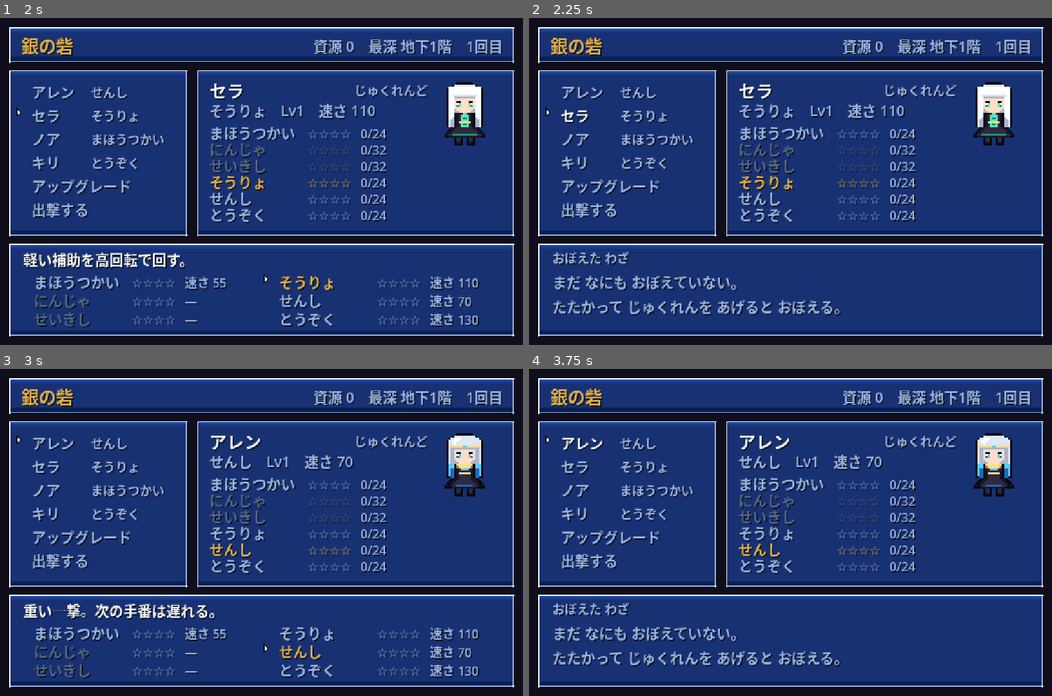
Above: before the commit, frames 1-4 (two rows, left to right).
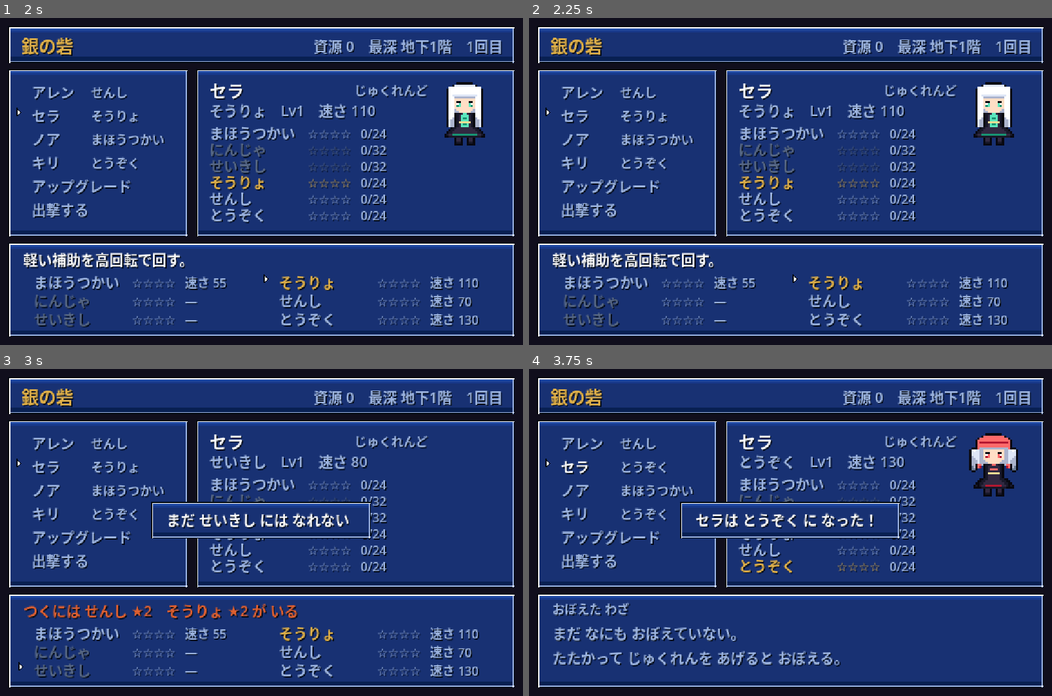
Above: after the commit, the same moments.

Repository: kino-6/RePrise
Game: Godot game, scene res://src/scenes/main.tscn
Two runs of this game, one before a commit and one after it. Both use one fixed random seed, a clock stepped at 60 frames per second and the inputs below.
Inputs (mouse positions are in pixels of both pictures, inside the frame that each line leads up to):
- Up to frame 1 (2 s): tap Enter at 0.5 s; move the mouse to (376, 165) at 0.52 s; hold Right (ui_right) 0.53-1.28 s; hold Z (confirm) 0.53-1.28 s; click (376, 165) at 0.67 s; move the mouse to (156, 197) at 1.27 s; hold Down (ui_down) from 1.28 s (still down); tap Z (confirm) at 1.35 s
- Up to frame 2 (2.25 s): tap Z (confirm) at 2 s; move the mouse to (842, 109) at 2.02 s; release Down (ui_down) at 2.03 s; hold Right (ui_right) from 2.03 s (still down); hold Z (confirm) from 2.03 s (still down)
- Up to frame 3 (3 s): move the mouse to (235, 597) at 2.77 s; release Right (ui_right) at 2.78 s; release Z (confirm) at 2.78 s; hold Up (ui_up) from 2.78 s (still down); tap Z (confirm) at 2.85 s; click (235, 597) at 2.92 s
- Up to frame 4 (3.75 s): tap Z (confirm) at 3.5 s; move the mouse to (947, 581) at 3.52 s; release Up (ui_up) at 3.53 s; hold Left (ui_left) from 3.53 s (still down); hold Z (confirm) from 3.53 s (still down)

Frame 1 is identical in both runs. In frame 2, 5.4% of the frame differs, in the area x 4-92%, y 28-95%; in frame 3, 6.7%, in the area x 3-93%, y 19-93%; in frame 4, 4.8%.

Commit message:
自動プレイで通しを確かめ、見つけた不具合を直す
入力だけを流し込む自動プレイ（src/dev/autoplay.gd）を入れた。内部を直接
叩かないので、UI が詰まればそこで進まなくなり、詰まりがそのまま出る。
これで実際に 3 つ見つかって直した。

1. 遊んだ時間の 54% が戦闘だった。遭遇率を歩数の半分ずつ上がる形にして
   18 歩に 1 回へ。1 階あたり 4〜5 戦になり、balance.gd の前提と一致する。
2. 戦記の行が窓から溢れていた。PixelUI.wrap() を入れて折り返す。
   将来ここに LLM の文章が流れるので、長さを前提にしない作りにした。
3. 酔歩では 3 分遊んでも 1 階から出られなかった。DungeonMap.route()（幅優先、
   隣接の走査順を固定して決定的）を足し、自動プレイが階段へ向かうようにした。

深層や高レベルの手触りを確かめるためのデバッグ指定も入れた
（--dev-level / --dev-floor / --dev-gear / --dev-items / --dev-echo / --dev-master）。
触るのはランの初期状態だけで、以後の乱数の引き方は変えない。

リファクタリング:
- 4 か所に同じ形で書いていた一言窓を PixelUI.draw_notice() へ
- 2 か所にあった装備の効き目の文字列を GearText へ
- 拠点・出店・タイトル・戦記の入力も、戦闘と同じくイベントで判定する形に統一
  （_unhandled_input の中で Input.is_action_just_pressed() を見ると、
  1 フレームに 2 つ届いた入力を取りこぼす）

テストは 108 項目に増えた（経路探索の決定性と折り返しを追加）。

Co-Authored-By: Claude Opus 5 <noreply@anthropic.com>

Diff:
--- /dev/null
+++ b/src/dev/autoplay.gd
@@ -0,0 +1,203 @@
+class_name AutoPlay
+extends Node
+
+## 開発用の自動プレイ。実際のゲームに**入力だけ**を流し込んで通しを確認する。
+##
+##   godot --path . -- --play=90        # 90 秒ぶん遊んでコマ撮りする
+##
+## 内部を直接叩かず、人と同じ経路（キー入力）しか使わないのが要点。
+## UI がどこかで詰まっていれば、そこから先へ進まなくなるので詰まりが検出できる。
+## 撮ったコマは docs/preview/play/ に落ち、画面の遷移を目で追える。
+##
+## 乱数は DetRng を使う。同じ種からは同じ遊び方が再現されるので、
+## 「あの操作で落ちた」を確実に追える。
+
+## 何秒ごとにコマを撮るか。
+const SHOT_INTERVAL := 1.2
+
+## 1 秒あたりの入力回数。人が押す速さより少し速いくらい。
+const INPUTS_PER_SECOND := 6.0
+
+const SHOT_DIR := "res://docs/preview/play"
+
+var _rng: DetRng = null
+var _main: Node = null
+var _elapsed := 0.0
+var _limit := 0.0
+var _shot_timer := 0.0
+var _input_timer := 0.0
+var _shot_index := 0
+
+## いま押しているキー。次のフレームで離す。
+var _held := ""
+
+## 画面の遷移を記録する。同じ画面に貼り付いたままなら詰まっている。
+var _timeline: Array[String] = []
+var _last_mode := ""
+var _mode_time := 0.0
+var _stuck_report: Array[String] = []
+
+
+func start(main_node: Node, seconds: float, seed_value: int = 12345) -> void:
+	_main = main_node
+	_limit = seconds
+	_rng = DetRng.new(seed_value)
+	DirAccess.make_dir_recursive_absolute(SHOT_DIR)
+	# 自動プレイは人の 10 倍の速さで決定キーを叩くので、鳴らすと騒音にしかならない。
+	AudioServer.set_bus_mute(AudioServer.get_bus_index("Master"), true)
+	set_process(true)
+
+
+func _process(delta: float) -> void:
+	# 前のフレームで押したキーを離す。
+	#
+	# 押した直後に離すと、探索の移動（_process の中で Input.is_action_pressed を
+	# 見ている）に 1 フレームも届かない。人が押している時間を作るために、
+	# 離すのは必ず次のフレームにする。最初にこれを間違えて「60 秒歩かなかった」。
+	if _held != "":
+		var up := InputEventAction.new()
+		up.action = _held
+		up.pressed = false
+		Input.parse_input_event(up)
+		_held = ""
+
+	_elapsed += delta
+	_track_mode(delta)
+
+	_input_timer -= delta
+	if _input_timer <= 0.0:
+		_input_timer = 1.0 / INPUTS_PER_SECOND
+		_send_input()
+
+	_shot_timer -= delta
+	if _shot_timer <= 0.0:
+		_shot_timer = SHOT_INTERVAL
+		_capture()
+
+	if _elapsed >= _limit:
+		_report()
+		get_tree().quit()
+
+
+# --------------------------------------------------------------------------
+
+
+func _mode() -> String:
+	return String(_main.dev_mode_name()) if _main != null and _main.has_method("dev_mode_name") else "?"
+
+
+## 記録は画面名＋階層で取る。画面名だけだと「階を降りた」が記録に残らない。
+func _status() -> String:
+	return String(_main.dev_status()) if _main != null and _main.has_method("dev_status") else _mode()
+
+
+func _track_mode(delta: float) -> void:
+	var mode := _status()
+	if mode != _last_mode:
+		_timeline.append("%5.1fs %s" % [_elapsed, mode])
+		_last_mode = mode
+		_mode_time = 0.0
+		return
+	_mode_time += delta
+	# 同じ画面に 25 秒貼り付いたら、そこで詰まっている可能性が高い。
+	if _mode_time > 25.0:
+		_stuck_report.append("%5.1fs %s に %.0f 秒とどまっている" % [_elapsed, mode, _mode_time])
+		_mode_time = 0.0
+
+
+## 画面ごとに「人がやりそうなこと」を送る。
+## 賢く遊ぶのが目的ではなく、行き止まりを踏み抜くのが目的。
+func _send_input() -> void:
+	match _mode():
+		"TITLE", "RESULT":
+			_press("confirm")
+		"STRONGHOLD":
+			# 名簿の上ではキャンセルで「出撃する」へ飛べる。そこから決定で潜る。
+			if _rng.chance(35):
+				_press("cancel")
+			else:
+				_press("confirm")
+		"EXPLORE":
+			if _rng.chance(3):
+				_press("confirm")  # メニューを開ける
+			else:
+				_press(_explore_step())
+		"BATTLE":
+			if _rng.chance(20):
+				_press(_rng.pick(["ui_right", "ui_down", "ui_left", "ui_up"]))
+			elif _rng.chance(10):
+				_press("cancel")
+			else:
+				_press("confirm")
+		"SHOP", "MENU":
+			if _rng.chance(30):
+				_press("cancel")
+			elif _rng.chance(40):
+				_press(_rng.pick(["ui_up", "ui_down"]))
+			else:
+				_press("confirm")
+		_:
+			_press("confirm")
+
+
+## 歩く向き。毎回振り直すと酔歩になって同じ場所を往復するだけになり、
+## 階段にも出店にも辿り着かない（最初の版がそうだった）。
+## 人と同じように、しばらく同じ向きへ歩き続ける。
+const WALK_KEYS := ["ui_up", "ui_down", "ui_left", "ui_right"]
+
+var _walk_dir := ""
+var _walk_left := 0
+
+
+## 探索の一歩。
+##
+## 素の酔歩だと 3 分遊んでも 1 階から出られなかったので、基本は出口へ向かう。
+## ただし全部を最短経路にすると出店も宝箱も踏まないため、ときどき寄り道する。
+func _explore_step() -> String:
+	if _rng.chance(12):
+		# 出店があるなら覗きに行く（買い物の UI を踏むため）
+		var to_shop := String(_main.dev_step_to_shop())
+		if to_shop != "":
+			return to_shop
+	if _rng.chance(20):
+		return _walk()
+	var step := String(_main.dev_step_to_exit())
+	return step if step != "" else _walk()
+
+
+func _walk() -> String:
+	if _walk_left <= 0 or _walk_dir == "":
+		_walk_dir = String(_rng.pick(WALK_KEYS))
+		_walk_left = _rng.range_i(6, 16)
+	_walk_left -= 1
+	return _walk_dir
+
+
+func _press(action: String) -> void:
+	var down := InputEventAction.new()
+	down.action = action
+	down.pressed = true
+	Input.parse_input_event(down)
+	_held = action
+
+
+func _capture() -> void:
+	# 描き終わったフレームを撮る。await の中で撮ると 1 フレーム古い絵になる。
+	await RenderingServer.frame_post_draw
+	var image := get_viewport().get_texture().get_image()
+	image.save_png("%s/%03d_%s.png" % [SHOT_DIR, _shot_index, _mode()])
+	_shot_index += 1
+
+
+func _report() -> void:
+	print("=== 自動プレイ %.0f 秒 ===" % _elapsed)
+	print("画面の遷移:")
+	for line in _timeline:
+		print("  " + line)
+	if _stuck_report.is_empty():
+		print("詰まり: なし")
+	else:
+		print("詰まり:")
+		for line in _stuck_report:
+			print("  " + line)
+	print("コマ: %s に %d 枚" % [SHOT_DIR, _shot_index])
--- /dev/null
+++ b/src/dev/dev_cheats.gd
@@ -0,0 +1,97 @@
+class_name DevCheats
+extends RefCounted
+
+## 開発用の状態指定。**ゲームのロジックからは呼ばない。**
+##
+## 深い階や高レベルの手触りを確かめたいときに、そこまで遊んで到達するのは無駄。
+## コマンドラインからランの初期状態を指定できるようにしてある。
+##
+##   godot --path . -- --play=120 --dev-level=8 --dev-floor=7 --dev-gear
+##
+## | 引数 | すること |
+## |---|---|
+## | `--dev-level=N` | 全員をレベル N にする（能力値も上がる） |
+## | `--dev-floor=N` | 地下 N 階から始める |
+## | `--dev-gear` | 手持ちに装備を一式入れて、全員に着せる |
+## | `--dev-items` | 道具を一式入れる |
+## | `--dev-echo=N` | 恒久通貨を N 持たせる（拠点の強化を試すため） |
+## | `--dev-master` | 全職業の技を全部覚えた状態にする |
+##
+## 決定性は壊さない。ここが触るのは「ランの初期状態」だけで、
+## 以後の乱数の引き方は通常どおり。
+
+
+static func has_flag(flag: String) -> bool:
+	return flag in OS.get_cmdline_user_args()
+
+
+## `--dev-level=8` のような引数から値を取り出す。無ければ fallback。
+static func value(flag: String, fallback: int = 0) -> int:
+	var prefix := flag + "="
+	for arg in OS.get_cmdline_user_args():
+		if arg.begins_with(prefix):
+			return int(arg.trim_prefix(prefix))
+	return fallback
+
+
+static func any() -> bool:
+	for arg in OS.get_cmdline_user_args():
+		if String(arg).begins_with("--dev-"):
+			return true
+	return false
+
+
+## ラン開始直後に呼ぶ。指定が無ければ何もしない。
+static func apply_to_run(state: Node) -> Array[String]:
+	var applied: Array[String] = []
+	if not any():
+		return applied
+
+	var level := value("--dev-level", 0)
+	if level > 1:
+		for m in state.active_party():
+			# gain_exp を回して上げる。レベルだけ書き換えると HP が伸びない。
+			while m.level < level:
+				m.gain_exp(m.exp_to_next())
+			m.hp = m.max_hp()
+			m.mp = m.max_mp()
+		applied.append("レベル %d" % level)
+
+	if has_flag("--dev-master"):
+		for m in state.active_party():
+			for job_id in Database.job_ids():
+				for entry in Database.job(job_id).get("mastery", []):
+					var ability_id := String(entry.get("ability", ""))
+					if ability_id != "" and ability_id not in m.learned:
+						m.learned.append(ability_id)
+		applied.append("全技習得")
+
+	if has_flag("--dev-gear"):
+		var party: Array = state.active_party()
+		for slot in ["weapon", "armor", "accessory"]:
+			var ids := Database.gear_ids_in_slot(String(slot))
+			if ids.is_empty():
+				continue
+			for i in party.size():
+				var gear_id := String(ids[i % ids.size()])
+				state.add_gear(gear_id)
+				state.equip_gear(party[i], gear_id)
+		applied.append("装備一式")
+
+	if has_flag("--dev-items"):
+		for id in Database.all_items().keys():
+			state.add_item(String(id), 5)
+		applied.append("道具一式")
+
+	var echo := value("--dev-echo", 0)
+	if echo > 0:
+		state.echo = echo
+		applied.append("%s %d" % [Terms.ECHO, echo])
+
+	var floor_number := value("--dev-floor", 0)
+	if floor_number > 1:
+		state.floor_number = mini(floor_number, state.FINAL_FLOOR)
+		state.deepest_floor = maxi(state.deepest_floor, state.floor_number)
+		applied.append("地下 %d 階" % state.floor_number)
+
+	return applied
--- a/src/dungeon/dungeon_map.gd
+++ b/src/dungeon/dungeon_map.gd
@@ -78,6 +78,47 @@
 	return T_WALL if below_open else T_WALL_TOP
 
 
+## 隣接の走査順。**固定する**こと。順番が揺れると同じ地形から違う経路が出て、
+## 決定性が壊れる（オート移動のリプレイが再現しなくなる）。
+const NEIGHBORS: Array[Vector2i] = [Vector2i.UP, Vector2i.DOWN, Vector2i.LEFT, Vector2i.RIGHT]
+
+
+## from から to までの最短経路（幅優先）。届かなければ空を返す。
+##
+## 自動プレイの「階段へ向かう」と、将来のオート移動の土台。
+## 宝箱は通れないので経路には含めない（押し当てて開ける扱いなので）。
+func route(from: Vector2i, to: Vector2i) -> Array[Vector2i]:
+	var empty: Array[Vector2i] = []
+	if from == to or not in_bounds(to.x, to.y):
+		return empty
+
+	var came := {}
+	var queue: Array[Vector2i] = [from]
+	came[from] = from
+	while not queue.is_empty():
+		var at: Vector2i = queue.pop_front()
+		if at == to:
+			break
+		for step in NEIGHBORS:
+			var next: Vector2i = at + step
+			if came.has(next):
+				continue
+			# 目的地そのものは通行可否を問わない（扉や階段を目標にできるように）
+			if next != to and not is_walkable(next.x, next.y):
+				continue
+			came[next] = at
+			queue.append(next)
+
+	if not came.has(to):
+		return empty
+	var path: Array[Vector2i] = []
+	var cursor := to
+	while cursor != from:
+		path.push_front(cursor)
+		cursor = came[cursor]
+	return path
+
+
 ## デバッグ用のアスキー出力。決定性テストの比較にも使う。
 func to_ascii() -> String:
 	const GLYPH := { T_FLOOR: ".", T_FLOOR_CRACKED: ",", T_WALL: "#", T_WALL_TOP: "#",
--- a/src/scenes/explore_view.gd
+++ b/src/scenes/explore_view.gd
@@ -12,7 +12,10 @@
 
 const TILE := 16
 const MOVE_DELAY := 0.10
-const MIN_SAFE_STEPS := 5  ## この歩数までは絶対に敵が出ない（階段直後の事故防止）
+## この歩数までは絶対に敵が出ない（階段直後の事故防止）。
+## 自動プレイで 150 秒回したら遊んだ時間の 54% が戦闘だったので広げた。
+## 1 階を歩き切るのに 80 歩ほどかかるので、18 歩に 1 回で 4〜5 戦になる。
+const MIN_SAFE_STEPS := 9
 
 const TILES_TEX: Texture2D = preload("res://assets/tiles/dungeon.png")
 
@@ -84,6 +87,24 @@
 	_try_move(player_pos + dir)
 
 
+## 開発用。目的地へ向かう次の一歩を入力アクション名で返す。
+## 自動プレイが階段まで歩くのに使う（src/dev/autoplay.gd）。
+func dev_step_toward(target: Vector2i) -> String:
+	if map == null:
+		return ""
+	var path := map.route(player_pos, target)
+	if path.is_empty():
+		return ""
+	var step: Vector2i = path[0] - player_pos
+	if step == Vector2i.UP:
+		return "ui_up"
+	if step == Vector2i.DOWN:
+		return "ui_down"
+	if step == Vector2i.LEFT:
+		return "ui_left"
+	return "ui_right"
+
+
 func _facing_for(dir: Vector2i) -> int:
 	if dir == Vector2i.LEFT:
 		return FACE_LEFT
@@ -135,10 +156,15 @@
 
 
 ## 歩くほど出やすくなる。連戦が続いて詰まないよう下限歩数を設ける。
+##
+## 確率は歩数の半分ずつ上がる。線形に上げると 10 歩そこそこで必ず出るようになり、
+## 探索が戦闘の待ち時間になってしまう（実際そうなっていた）。
 func _should_encounter() -> bool:
 	if _steps_since_encounter < MIN_SAFE_STEPS:
 		return false
-	return rng.chance(4 + _steps_since_encounter)
+	@warning_ignore("integer_division")
+	var odds := 3 + _steps_since_encounter / 2
+	return rng.chance(odds)
 
 
 func _update_camera() -> void:
--- a/src/scenes/field_menu.gd
+++ b/src/scenes/field_menu.gd
@@ -496,22 +496,9 @@
 		if i > 0:
 			var gear := Database.gear(list[i - 1])
 			PixelUI.draw_text_right(
-				self, Vector2(origin.x + 280, at.y + 2), _gear_summary(gear),
+				self, Vector2(origin.x + 280, at.y + 2), GearText.summary(gear),
 				PixelUI.C_TEXT_DIM, PixelUI.SIZE_SUB
 			)
-
-
-## 装備の効き目を 1 行にまとめる。数字が見えないと選べない。
-func _gear_summary(gear: Dictionary) -> String:
-	var parts: Array[String] = []
-	for key in ["atk", "mag", "def", "agi", "hp", "mp"]:
-		var value := int(gear.get(key, 0))
-		if value != 0:
-			parts.append("%s%+d" % [key.to_upper(), value])
-	var tempo := int(gear.get("cost_scale", 0))
-	if tempo != 0:
-		parts.append("%s%+d" % [Terms.SPEED, -tempo])
-	return "　".join(parts)
 
 
 func _draw_hint() -> void:
--- a/src/scenes/main.gd
+++ b/src/scenes/main.gd
@@ -95,6 +95,44 @@
 		if arg.begins_with("--shot="):
 			_capture(arg.trim_prefix("--shot="))
 			return
+		if arg.begins_with("--play="):
+			_start_autoplay(float(arg.trim_prefix("--play=")))
+			return
+
+
+## 開発用。人と同じ入力だけを流し込んで通しを確認する（src/dev/autoplay.gd）。
+func _start_autoplay(seconds: float) -> void:
+	var driver := AutoPlay.new()
+	add_child(driver)
+	driver.start(self, maxf(seconds, 5.0))
+
+
+## 自動プレイが「いまどの画面か」を知るための窓口。開発用。
+func dev_mode_name() -> String:
+	return Mode.keys()[_mode]
+
+
+## 開発用。画面と階層をまとめた 1 行。自動プレイの記録に使う。
+## 画面名だけだと「階を降りた」が記録に出てこない。
+func dev_status() -> String:
+	if _mode == Mode.EXPLORE or _mode == Mode.BATTLE or _mode == Mode.SHOP:
+		return "%s 地下%d階" % [dev_mode_name(), GameState.floor_number]
+	return dev_mode_name()
+
+
+## 開発用。この階の出口（階段、最終階なら主の間の扉）へ向かう次の一歩。
+## 自動プレイがこれで階を降りる。届かなければ空文字。
+func dev_step_to_exit() -> String:
+	if _mode != Mode.EXPLORE or _map == null:
+		return ""
+	return explore.dev_step_toward(_map.stairs_pos)
+
+
+## 開発用。この階に出店があればそこへ向かう一歩。無ければ空文字。
+func dev_step_to_shop() -> String:
+	if _mode != Mode.EXPLORE or _map == null or _map.shop_pos.x < 0:
+		return ""
+	return explore.dev_step_toward(_map.shop_pos)
 
 
 func _capture(which: String) -> void:
@@ -233,6 +271,10 @@
 
 func _start_run() -> void:
 	GameState.start_new_run()
+	# 開発用の状態指定（--dev-level=8 など）。指定が無ければ何もしない。
+	var applied := DevCheats.apply_to_run(GameState)
+	if not applied.is_empty():
+		print("開発指定: %s" % "　".join(applied))
 	_enter_floor()
 
 
--- a/src/scenes/shop_view.gd
+++ b/src/scenes/shop_view.gd
@@ -121,18 +121,18 @@
 	if not event.is_pressed() or event.is_echo() or _input_lock > 0.0:
 		return
 	var rows := _leave_row() + 1
-	if Input.is_action_just_pressed("ui_down"):
+	if event.is_action_pressed("ui_down"):
 		_index = (_index + 1) % rows
 		Sound.play("cursor")
 		queue_redraw()
-	elif Input.is_action_just_pressed("ui_up"):
+	elif event.is_action_pressed("ui_up"):
 		_index = (_index - 1 + rows) % rows
 		Sound.play("cursor")
 		queue_redraw()
-	elif Input.is_action_just_pressed("cancel"):
+	elif event.is_action_pressed("cancel"):
 		Sound.play("cancel")
 		_leave()
-	elif Input.is_action_just_pressed("confirm"):
+	elif event.is_action_pressed("confirm"):
 		_decide()
 
 
@@ -309,7 +309,7 @@
 		desc = String(_entry(id).get("desc", ""))
 		if _is_gear(id):
 			# 装備は説明が無いものも多いので、効き目の数字を出す
-			var stats := _gear_summary(Database.gear(id))
+			var stats := GearText.summary(Database.gear(id))
 			desc = stats if desc == "" else "%s　%s" % [desc, stats]
 	elif _index == _rest_row():
 		desc = "%d %sで 傷も魔力も すっかり戻す。" % [rest_price(), Terms.GOLD]
@@ -332,24 +332,5 @@
 		)
 
 
-## 装備の効き目を 1 行にまとめる。数字が見えないと選べない。
-func _gear_summary(gear: Dictionary) -> String:
-	var parts: Array[String] = []
-	for key in ["atk", "mag", "def", "agi", "hp", "mp"]:
-		var value := int(gear.get(key, 0))
-		if value != 0:
-			parts.append("%s%+d" % [key.to_upper(), value])
-	var tempo := int(gear.get("cost_scale", 0))
-	if tempo != 0:
-		parts.append("%s%+d" % [Terms.SPEED, -tempo])
-	return "　".join(parts)
-
-
 func _draw_notice() -> void:
-	if _notice == "":
-		return
-	var width := PixelUI.text_width(_notice) + 36.0
-	var box := Rect2((PixelUI.SCREEN.x - width) * 0.5, 130, width, 36)
-	PixelUI.draw_window(self, box, WINDOW_TEX)
-	var inner := PixelUI.content(box)
-	PixelUI.draw_text(self, inner.position + Vector2(8, 1), _notice, PixelUI.C_TEXT)
+	PixelUI.draw_notice(self, WINDOW_TEX, _notice, 130.0)
--- a/src/scenes/stronghold_view.gd
+++ b/src/scenes/stronghold_view.gd
@@ -122,24 +122,24 @@
 		return
 	match _state:
 		State.MEMBER:
-			_input_member()
+			_input_member(event)
 		State.JOB:
-			_input_job()
+			_input_job(event)
 		State.UPGRADE:
-			_input_upgrade()
-
-
-func _input_member() -> void:
+			_input_upgrade(event)
+
+
+func _input_member(event: InputEvent) -> void:
 	var rows := _depart_row() + 1
-	if Input.is_action_just_pressed("ui_down"):
+	if event.is_action_pressed("ui_down"):
 		_index = (_index + 1) % rows
 		Sound.play("cursor")
 		queue_redraw()
-	elif Input.is_action_just_pressed("ui_up"):
+	elif event.is_action_pressed("ui_up"):
 		_index = (_index - 1 + rows) % rows
 		Sound.play("cursor")
 		queue_redraw()
-	elif Input.is_action_just_pressed("confirm"):
+	elif event.is_action_pressed("confirm"):
 		Sound.play("confirm")
 		if _index == _depart_row():
 			close()
@@ -150,7 +150,7 @@
 			queue_redraw()
 		else:
 			_open_job_menu()
-	elif Input.is_action_just_pressed("cancel"):
+	elif event.is_action_pressed("cancel"):
 		# 一覧のどこにいても一手で出撃へ戻れるようにする
 		if _index != _depart_row():
 			_index = _depart_row()
@@ -183,31 +183,31 @@
 
 
 ## 職業は 2 列 x 2 段に並べる。上下で列内を、左右で列をまたぐ。
-func _input_job() -> void:
+func _input_job(event: InputEvent) -> void:
 	if _job_ids.is_empty():
 		return
 	var rows := _job_rows()
-	if Input.is_action_just_pressed("ui_down"):
+	if event.is_action_pressed("ui_down"):
 		_job_index = (_job_index + 1) % _job_ids.size()
 		Sound.play("cursor")
 		queue_redraw()
-	elif Input.is_action_just_pressed("ui_up"):
+	elif event.is_action_pressed("ui_up"):
 		_job_index = (_job_index - 1 + _job_ids.size()) % _job_ids.size()
 		Sound.play("cursor")
 		queue_redraw()
-	elif Input.is_action_just_pressed("ui_right"):
+	elif event.is_action_pressed("ui_right"):
 		_job_index = (_job_index + rows) % _job_ids.size()
 		Sound.play("cursor")
 		queue_redraw()
-	elif Input.is_action_just_pressed("ui_left"):
+	elif event.is_action_pressed("ui_left"):
 		_job_index = (_job_index - rows + _job_ids.size()) % _job_ids.size()
 		Sound.play("cursor")
 		queue_redraw()
-	elif Input.is_action_just_pressed("cancel"):
+	elif event.is_action_pressed("cancel"):
 		Sound.play("cancel")
 		_state = State.MEMBER
 		queue_redraw()
-	elif Input.is_action_just_pressed("confirm"):
+	elif event.is_action_pressed("confirm"):
 		_apply_job()
 
 
@@ -215,24 +215,24 @@
 	return int(ceil(_job_ids.size() / 2.0))
 
 
-func _input_upgrade() -> void:
+func _input_upgrade(event: InputEvent) -> void:
 	if _upgrade_ids.is_empty():
 		_state = State.MEMBER
 		queue_redraw()
 		return
-	if Input.is_action_just_pressed("cancel"):
+	if event.is_action_pressed("cancel"):
 		Sound.play("cancel")
 		_state = State.MEMBER
 		queue_redraw()
-	elif Input.is_action_just_pressed("ui_down"):
+	elif event.is_action_pressed("ui_down"):
 		_upgrade_index = (_upgrade_index + 1) % _upgrade_ids.size()
 		Sound.play("cursor")
 		queue_redraw()
-	elif Input.is_action_just_pressed("ui_up"):
+	elif event.is_action_pressed("ui_up"):
 		_upgrade_index = (_upgrade_index - 1 + _upgrade_ids.size()) % _upgrade_ids.size()
 		Sound.play("cursor")
 		queue_redraw()
-	elif Input.is_action_just_pressed("confirm"):
+	elif event.is_action_pressed("confirm"):
 		_buy_upgrade()
 
 
@@ -576,10 +576,4 @@
 
 
 func _draw_notice() -> void:
-	if _notice == "":
-		return
-	var width := PixelUI.text_width(_notice) + 36.0
-	var box := Rect2((PixelUI.SCREEN.x - width) * 0.5, 130, width, 36)
-	PixelUI.draw_window(self, box, WINDOW_TEX)
-	var inner := PixelUI.content(box)
-	PixelUI.draw_text(self, inner.position + Vector2(8, 1), _notice, PixelUI.C_TEXT)
+	PixelUI.draw_notice(self, WINDOW_TEX, _notice, 130.0)
--- a/src/scenes/title_view.gd
+++ b/src/scenes/title_view.gd
@@ -50,7 +50,7 @@
 func _unhandled_input(event: InputEvent) -> void:
 	if not event.is_pressed() or event.is_echo() or _input_lock > 0.0:
 		return
-	if Input.is_action_just_pressed("confirm"):
+	if event.is_action_pressed("confirm"):
 		Sound.play("confirm")
 		close()
 		started.emit()
--- a/src/ui/explore_hud.gd
+++ b/src/ui/explore_hud.gd
@@ -71,8 +71,4 @@
 		)
 		PixelUI.draw_gauge(self, Rect2(base.x, base.y + 19, 112, 5), ratio, PixelUI.hp_color(ratio))
 
-	if _toast != "":
-		var width := PixelUI.text_width(_toast) + 36.0
-		var box := Rect2((PixelUI.SCREEN.x - width) * 0.5, 212, width, 36)
-		PixelUI.draw_window(self, box, WINDOW_TEX)
-		PixelUI.draw_text(self, PixelUI.content(box).position + Vector2(8, 1), _toast, PixelUI.C_TEXT)
+	PixelUI.draw_notice(self, WINDOW_TEX, _toast, 212.0)
--- /dev/null
+++ b/src/ui/gear_text.gd
@@ -0,0 +1,23 @@
+class_name GearText
+extends RefCounted
+
+## 装備の効き目を 1 行にまとめる。
+##
+## 出店と そうび 画面の両方で同じ文字列が要る。数字が見えないと選べないので
+## 説明文の有無に関係なく必ず出す。2 か所に同じ関数を書いていたので集約した。
+
+## 表示する順番。列挙順に依存させない（辞書の並びで表示が揺れるのを防ぐ）。
+const STATS := ["atk", "mag", "def", "agi", "hp", "mp"]
+
+
+static func summary(gear: Dictionary) -> String:
+	var parts: Array[String] = []
+	for key in STATS:
+		var value := int(gear.get(key, 0))
+		if value != 0:
+			parts.append("%s%+d" % [key.to_upper(), value])
+	# 行動コストは「小さいほど速い」ので、符号を反転して速さとして見せる。
+	var tempo := int(gear.get("cost_scale", 0))
+	if tempo != 0:
+		parts.append("%s%+d" % [Terms.SPEED, -tempo])
+	return "　".join(parts)
--- a/src/ui/pixel_ui.gd
+++ b/src/ui/pixel_ui.gd
@@ -91,6 +91,37 @@
 	return font().get_ascent(size) + font().get_descent(size)
 
 
+## 幅に収まるよう折り返す。
+##
+## 日本語は分かち書きしないので、単語境界ではなく 1 文字ずつ測って折る。
+## 戦記（chronicle）は覚えた技を全部並べるので長さが読めず、実際に溢れていた。
+## 将来ここに LLM の文章が流れてくる予定なので、長さを前提にしない。
+##
+## 行頭に置きたくない字（句読点や閉じ括弧）だけは前の行に残す。
+const NO_LINE_HEAD := "、。，．）」』】ぁぃぅぇぉっゃゅょ・！？"
+
+
+static func wrap(text: String, max_width: float, size: int = SIZE_TEXT) -> PackedStringArray:
+	var lines: PackedStringArray = []
+	var line := ""
+	for i in text.length():
+		var ch := text[i]
+		if text_width(line + ch, size) <= max_width or line == "":
+			line += ch
+			continue
+		# 行頭に来てはいけない字なら、1 字だけ前の行へ食い込ませる
+		if NO_LINE_HEAD.contains(ch):
+			line += ch
+			lines.append(line)
+			line = ""
+			continue
+		lines.append(line)
+		line = ch
+	if line != "":
+		lines.append(line)
+	return lines
+
+
 ## 窓の内側。文字はここを基準に置けば、どのサイズでも枠に触れない。
 static func content(rect: Rect2, pad := 3.0) -> Rect2:
 	return rect.grow(-(FRAME + pad))
@@ -120,6 +151,22 @@
 				canvas.draw_texture_rect_region(texture, dst, src)
 
 
+## 画面の中央に出す一言（買った / たりない / おぼえた など）。
+##
+## 拠点・出店・探索メニュー・探索 HUD で同じ形の窓を 4 回書いていたので集約した。
+## 幅は文字に合わせて伸ばす。中央寄せの箱は、幅を固定すると必ずどこかで溢れる。
+static func draw_notice(
+	canvas: CanvasItem, texture: Texture2D, text: String, y: float,
+	color: Color = C_TEXT
+) -> void:
+	if text == "":
+		return
+	var width := text_width(text) + 36.0
+	var box := Rect2((SCREEN.x - width) * 0.5, y, width, 36)
+	draw_window(canvas, box, texture)
+	draw_text(canvas, content(box).position + Vector2(8, 1), text, color)
+
+
 ## HP / MP のゲージ。数値だけより残量が一目で分かる。
 static func draw_gauge(
 	canvas: CanvasItem, rect: Rect2, ratio: float, fill: Color
--- a/src/ui/result_screen.gd
+++ b/src/ui/result_screen.gd
@@ -7,6 +7,9 @@
 signal dismissed
 
 const WINDOW_TEX: Texture2D = preload("res://assets/ui/window.png")
+
+## 戦記の行送り。折り返したぶんも同じ間隔で積む。
+const LINE_STEP := 21
 
 var lines: PackedStringArray = []
 var title := ""
@@ -23,8 +26,8 @@
 	queue_redraw()
 
 
-func _unhandled_input(_event: InputEvent) -> void:
-	if _ready_to_dismiss and Input.is_action_just_pressed("confirm"):
+func _unhandled_input(event: InputEvent) -> void:
+	if _ready_to_dismiss and event.is_action_pressed("confirm"):
 		set_process_unhandled_input(false)
 		dismissed.emit()
 
@@ -39,15 +42,21 @@
 		"―― %s ――" % title, PixelUI.C_ACTIVE, PixelUI.SIZE_HEAD
 	)
 
-	var body := Rect2(16, 62, 480, 200)
+	var body := Rect2(16, 62, 480, 218)
 	PixelUI.draw_window(self, body, WINDOW_TEX)
 	var inner := PixelUI.content(body)
-	for i in lines.size():
-		PixelUI.draw_text(self, inner.position + Vector2(8, 4 + i * 21), lines[i], PixelUI.C_TEXT)
+
+	# 戦記は覚えた技を全部並べるので、1 行が窓を越える。必ず折り返す。
+	var drawn: PackedStringArray = []
+	for line in lines:
+		drawn.append_array(PixelUI.wrap(line, inner.size.x - 16.0))
+	var room := int((inner.size.y - 8.0) / LINE_STEP)
+	for i in mini(drawn.size(), room):
+		PixelUI.draw_text(self, inner.position + Vector2(8, 4 + i * LINE_STEP), drawn[i], PixelUI.C_TEXT)
 
 	if _ready_to_dismiss:
 		var tail := "Ｚキーで つぎの たびへ"
 		PixelUI.draw_text(
-			self, Vector2((PixelUI.SCREEN.x - PixelUI.text_width(tail)) * 0.5, 282),
+			self, Vector2((PixelUI.SCREEN.x - PixelUI.text_width(tail)) * 0.5, 288),
 			tail, PixelUI.C_TEXT_DIM
 		)
--- a/tests/test_core.gd
+++ b/tests/test_core.gd
@@ -23,6 +23,8 @@
 	_test_cover_and_buff_expiry()
 	_test_dungeon_determinism()
 	_test_dungeon_reachable()
+	_test_dungeon_route()
+	_test_text_wrap()
 	_test_database_loaded()
 	_test_final_floor()
 	_test_boss_encounter()
@@ -255,6 +257,43 @@
 			all_ok = false
 			print("    シード %d で階段に到達できない" % seed_value)
 	_check("%d 個のシードすべてで階段に到達できる" % checked, all_ok)
+
+
+## 経路探索。オート移動と自動プレイの土台なので、決定性の側に入れて守る。
+func _test_dungeon_route() -> void:
+	var map := DungeonGenerator.generate(DetRng.new(4242), 3)
+	var a := map.route(map.start_pos, map.stairs_pos)
+	var b := map.route(map.start_pos, map.stairs_pos)
+	_check("階段までの経路が見つかる", not a.is_empty())
+	_check("同じ地形からは同じ経路が出る", a == b)
+	_check("経路の終点が階段", a.is_empty() or a[a.size() - 1] == map.stairs_pos)
+
+	var contiguous := true
+	var cursor := map.start_pos
+	for step in a:
+		if (step - cursor).length() != 1.0:
+			contiguous = false
+		cursor = step
+	_check("経路が 1 マスずつ繋がっている", contiguous)
+	_check("届かない場所には空の経路", map.route(map.start_pos, Vector2i(-5, -5)).is_empty())
+
+
+## 折り返しは戦記（将来 LLM の文章が流れる場所）が溢れないための保証。
+func _test_text_wrap() -> void:
+	var long_line := "だが おおぶり, かばう, つむじぎり, リアン, ハステ, リザン の技は 残った。"
+	var wrapped := PixelUI.wrap(long_line, 200.0)
+	_check("長い行は折り返される", wrapped.size() > 1)
+	var fits := true
+	for line in wrapped:
+		if PixelUI.text_width(line) > 200.0 + 1.0:
+			fits = false
+	_check("折り返した各行が幅に収まる", fits)
+	_check("文字が落ちていない", "".join(wrapped) == long_line)
+	var head_ok := true
+	for i in range(1, wrapped.size()):
+		if PixelUI.NO_LINE_HEAD.contains(wrapped[i][0]):
+			head_ok = false
+	_check("句読点が行頭に来ない", head_ok)
 
 
 func _reachable(map: DungeonMap, from: Vector2i, to: Vector2i) -> bool:
Not shown, added: src/dev/autoplay.gd.uid
Not shown, added: src/dev/dev_cheats.gd.uid
Not shown, added: src/ui/gear_text.gd.uid
Not shown, changed: AGENTS.md
